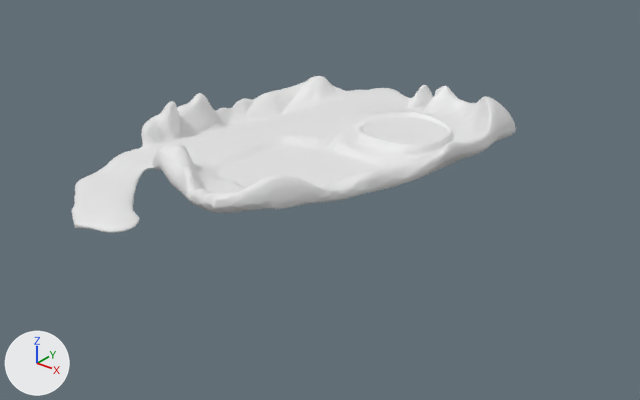
The FBX model Assets/Props/Ground/Base Ground.fbx, before and after one commit.
Rendered twice from a 50 mm lens placed at (681.0, -735.0, 415.0), pointed at (91.0, 4.0, -43.0). Arrows for +X, +Y and +Z are at lower left; the lights stay in place. Materials are left out; every surface is plain grey. Where no turn or scale is listed for an object, it has been applied to the vertices.
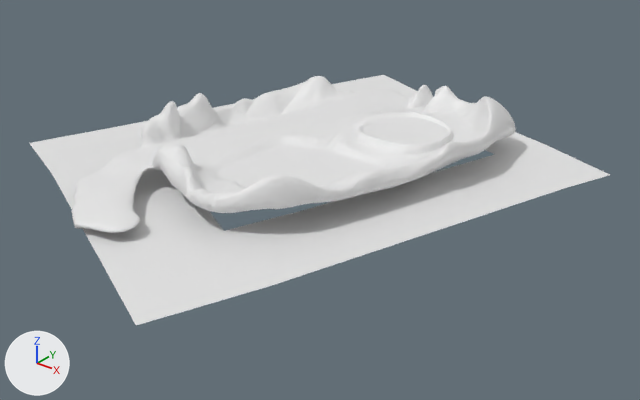
Diff of the bpy script that builds the scene:
```diff
--- a/Assets/Props/Ground/Base Ground.fbx.py
+++ b/Assets/Props/Ground/Base Ground.fbx.py
@@ me_cube_001 @@
 # used by ob_cube; location = (0.0, 0.0, 0.0)
-me_cube_001.from_pydata(...)  # 32635 vertices, 59374 faces; spans x -110.0..245.0, y -268.0..286.0, z -31.0..60.0
+me_cube_001.from_pydata(...)  # 32653 vertices, 59383 faces; spans x -254.0..357.0, y -340.0..356.0, z -31.0..60.0
+# me_cube_001 part 1: a new loose piece of 18 vertices spanning x -254.0..357.0, y -340.0..356.0, z -8.0
```

Pixel boxes (x1, y1, x2, y2) of what changed, in the pictures (640 x 400 px):
'Cube', reshaped
    before: (72, 76, 516, 233)
    after: (29, 75, 610, 325)
part 1 of me_cube_001, added
    after: (29, 75, 610, 325)
